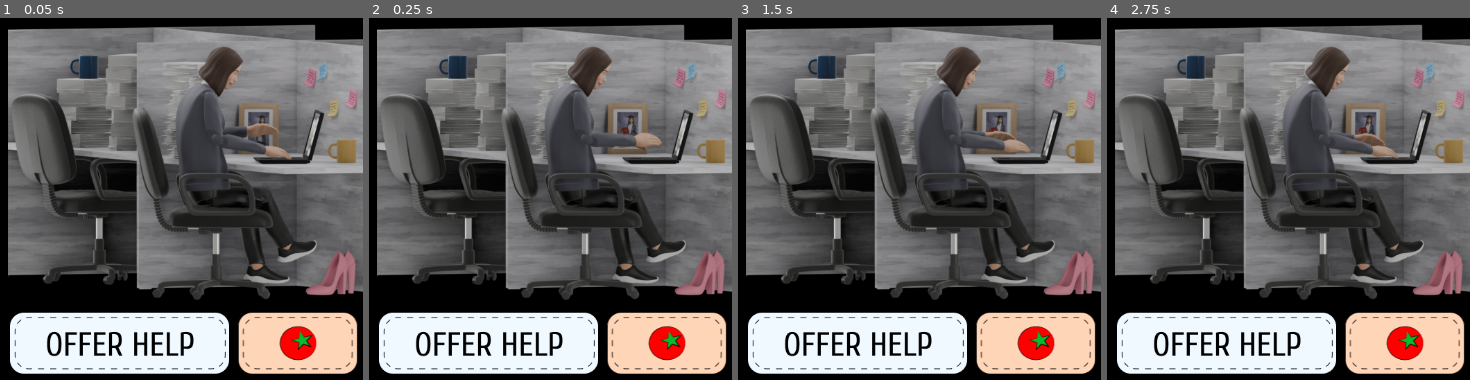
Above: before the commit, frames 1-4 (left to right).
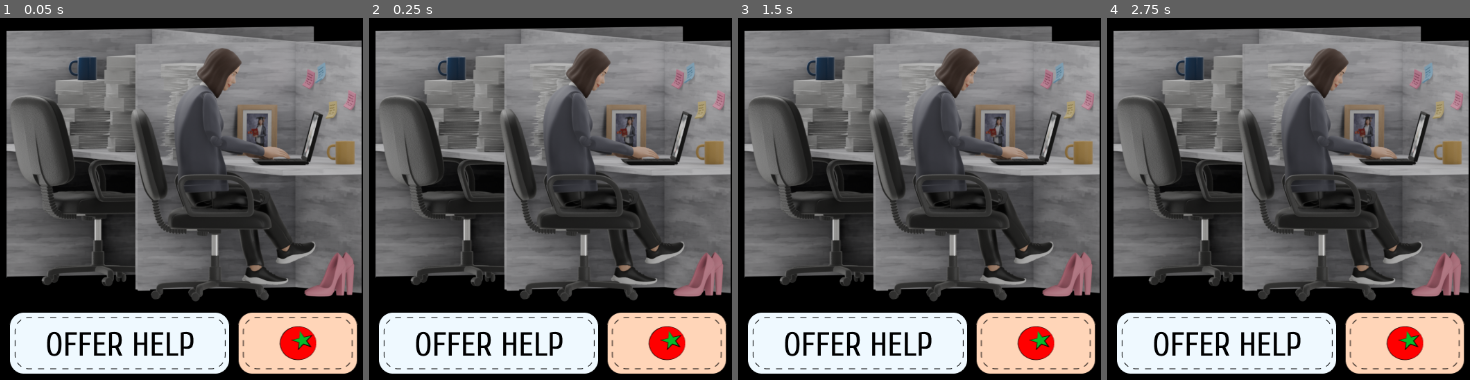
Above: after the commit, the same moments.

Repository: grkovalev/office-game
Game: Godot game, scene res://node.tscn
Two runs of this game, one before a commit and one after it. Both use one fixed random seed, a clock stepped at 60 frames per second and the inputs below.
Inputs (mouse positions are in pixels of both pictures, inside the frame that each line leads up to):
- Up to frame 1 (0.05 s): no input
- Up to frame 2 (0.25 s): no input
- Up to frame 3 (1.5 s): move the mouse to (875, 180) at 0.52 s; move the mouse to (outside the picture) at 1.27 s
- Up to frame 4 (2.75 s): tap Enter at 2 s; move the mouse to (1150, 104) at 2.02 s

The runs differ from the first frame. In frame 1, 8.3% of the frame differs, in the area x 1-100%, y 1-79%; in frame 2, 8.6%; in frame 3, 8.6%; in frame 4, 8.3%.

Commit message:
animations as 1 node

Diff:
--- a/node.tscn
+++ b/node.tscn
@@ -98,7 +98,6 @@
 texture = ExtResource("2_e2u21")
 
 [node name="Officedesk" type="Sprite2D" parent="."]
-visible = false
 position = Vector2(894, 236)
 texture = ExtResource("2_j2q8x")
 
@@ -108,7 +107,7 @@
 
 [node name="anim_idlescreen" type="AnimatedSprite2D" parent="."]
 texture_repeat = 2
-position = Vector2(896, 234)
+position = Vector2(1589, 273)
 sprite_frames = SubResource("SpriteFrames_rl2iq")
 animation = &"anim_idle_default"
 autoplay = "anim_idle_default"
Not shown, changed: export_presets.cfg
